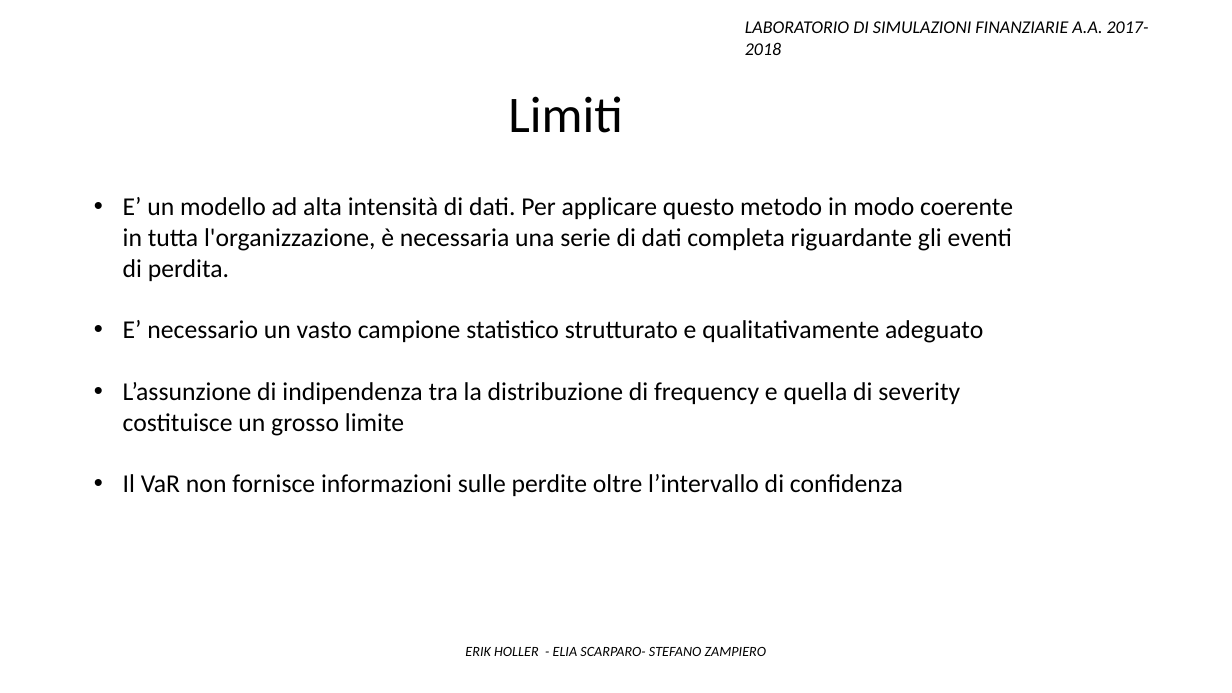
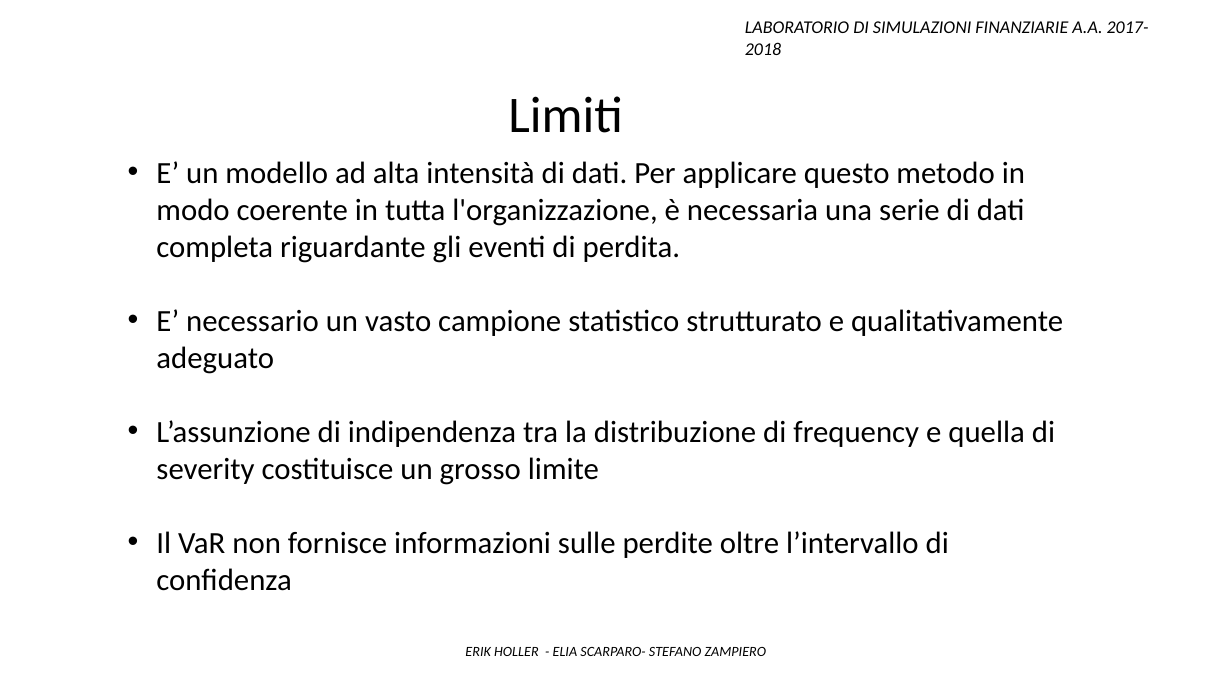
Before and after one commit to Stegirsanov/Laboratorio-di-simulazioni-finanziarie-project, a slide deck: slide 36 of Presentazione ppt/Presentazione_finale.pptx. Drawn at 1232x693 pixels with LibreOffice and Linux fonts; fonts in the diff are those of the drawing. Boxes give left, top, right and bottom in pixels: in the first picture for what was removed or moved away, otherwise in the second. Text is boxed around its words. In the diff, an @@ line names an element or a change of style, - is before the commit and + after.

```diff
--- a/Presentazione ppt/Presentazione_finale.pptx
+++ b/Presentazione ppt/Presentazione_finale.pptx
@@ text "E’ un modello ad alta ...": place and size @@
-text "E’ un modello ad alta ..." at [123, 197, 1013, 496]
+text "E’ un modello ad alta ..." at [156, 161, 1063, 591]
@@ text "E’ un modello ad alta ..." at [156, 161, 1063, 591]: size 20 to 24 pt @@
```
Also in this commit, not shown: 4 other slides changed, 1 slide added, 1 slide removed, 2 other files.
